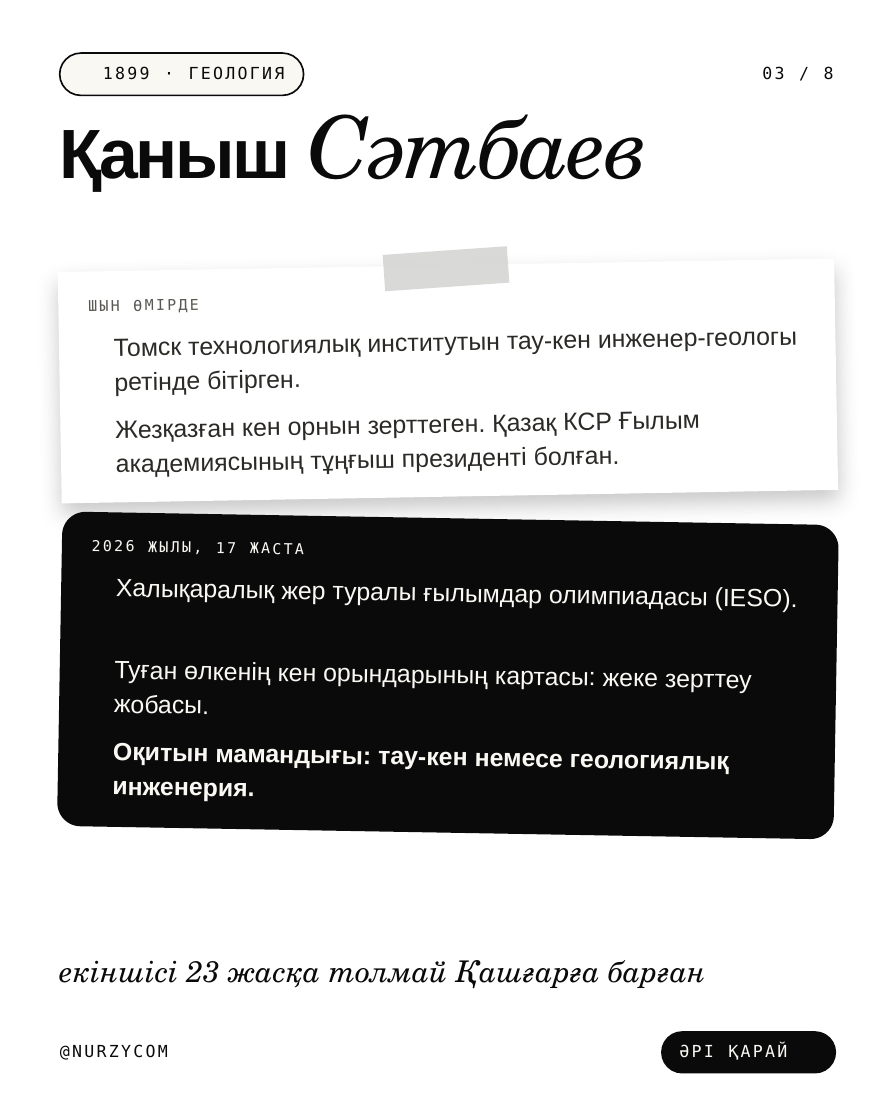
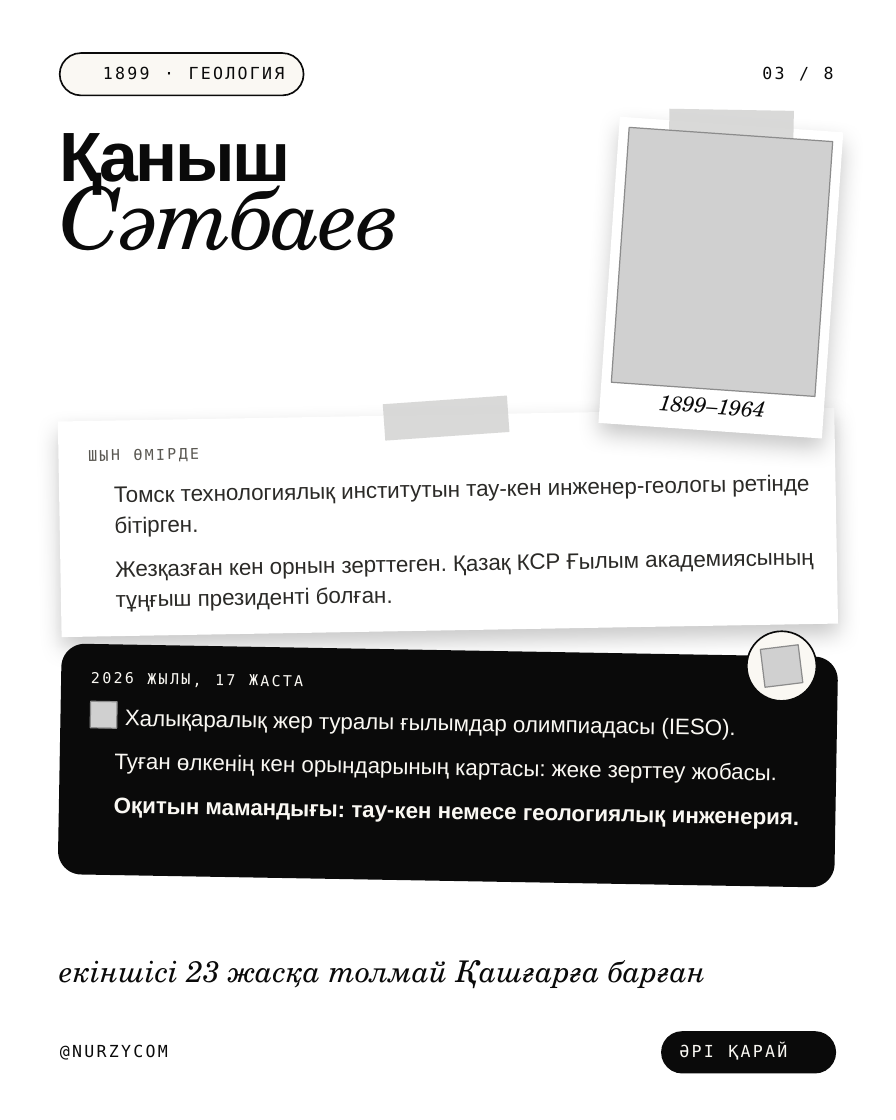
Before and after one commit to galiandojonathan-ship-it1/nurzycom_brand, a slide deck: slide 3 of social/pptx/kz-scientists.pptx. Drawn at 896x1120 pixels with LibreOffice and Linux fonts; fonts in the diff are those of the drawing; grey boxes stand for pictures; background and template pictures are left out. Boxes give left, top, right and bottom in pixels: in the first picture for what was removed or moved away, otherwise in the second. Text is boxed around its words. In the diff, an @@ line names an element or a change of style, - is before the commit and + after.

```diff
--- a/social/pptx/kz-scientists.pptx
+++ b/social/pptx/kz-scientists.pptx
@@ rectangle added at bbox=[599, 117, 844, 439], fill #FFFFFF @@
@@ rectangle added at bbox=[669, 109, 794, 148], fill #D5D5D4 at 90% opacity @@
@@ text "Қаныш Сәтбаев" rewrapped from bbox=[60, 114, 649, 191] to bbox=[60, 133, 401, 251] @@
@@ picture added at bbox=[611, 127, 833, 396] @@
@@ text added at bbox=[658, 389, 764, 417], 13 pt, text #0A0A0A, italic @@
+1899–1964
@@ rectangle: place and size @@
-rectangle at bbox=[58, 258, 838, 504]
+rectangle at bbox=[58, 408, 838, 638]
@@ rectangle: place and size @@
-rectangle at bbox=[382, 247, 509, 292]
+rectangle at bbox=[382, 396, 509, 442]
@@ text "ШЫН ӨМІРДЕ": place and size @@
-text "ШЫН ӨМІРДЕ" at bbox=[88, 299, 198, 313]
+text "ШЫН ӨМІРДЕ" at bbox=[88, 448, 199, 462]
@@ text "Томск технологиялық институтын тау-кен инженер-геологы ...": place and size @@
-text "Томск технологиялық институтын тау-кен инженер-геологы ..." at bbox=[114, 331, 797, 396]
+text "Томск технологиялық институтын тау-кен инженер-геологы ..." at bbox=[114, 480, 726, 537]
@@ text "Жезқазған кен орнын зерттеген. Қазақ ...": place and size @@
-text "Жезқазған кен орнын зерттеген. Қазақ ..." at bbox=[115, 411, 700, 477]
+text "Жезқазған кен орнын зерттеген. Қазақ ..." at bbox=[115, 553, 639, 612]
@@ ellipse added at bbox=[743, 627, 820, 704], fill #FAF8F3, outline #0A0A0A 1 pt @@
@@ rounded rectangle: place and size @@
-rounded rectangle at bbox=[57, 512, 839, 839]
+rounded rectangle at bbox=[58, 643, 838, 887]
@@ rounded rectangle at bbox=[58, 643, 838, 887]: proportions changed @@
@@ picture added at bbox=[760, 645, 803, 688] @@
@@ text "2026 ЖЫЛЫ, 17 ЖАСТА": place and size @@
-text "2026 ЖЫЛЫ, 17 ЖАСТА" at bbox=[92, 540, 304, 555]
+text "2026 ЖЫЛЫ, 17 ЖАСТА" at bbox=[91, 672, 303, 687]
@@ picture added at bbox=[91, 701, 117, 728] @@
@@ size 15 to 13.5 pt; line spacing 20.7pt to 18.4pt in 5 elements at bbox=[114, 797, 666, 827], bbox=[114, 753, 777, 783], bbox=[115, 553, 639, 612], bbox=[114, 480, 726, 537], bbox=[125, 709, 735, 740] @@
@@ text "Халықаралық жер туралы ғылымдар олимпиадасы ...": place and size @@
-text "Халықаралық жер туралы ғылымдар олимпиадасы ..." at bbox=[116, 579, 798, 612]
+text "Халықаралық жер туралы ғылымдар олимпиадасы ..." at bbox=[125, 709, 735, 740]
@@ text "Туған өлкенің кен орындарының картасы: ...": place and size @@
-text "Туған өлкенің кен орындарының картасы: ..." at bbox=[114, 661, 752, 714]
+text "Туған өлкенің кен орындарының картасы: ..." at bbox=[114, 753, 777, 783]
@@ text "Оқитын мамандығы: тау-кен немесе геологиялық ...": place and size @@
-text "Оқитын мамандығы: тау-кен немесе геологиялық ..." at bbox=[112, 742, 729, 801]
+text "Оқитын мамандығы: тау-кен немесе геологиялық ..." at bbox=[114, 797, 666, 827]
```
Also in this commit, not shown: 5 other slides changed, 19 other files.
